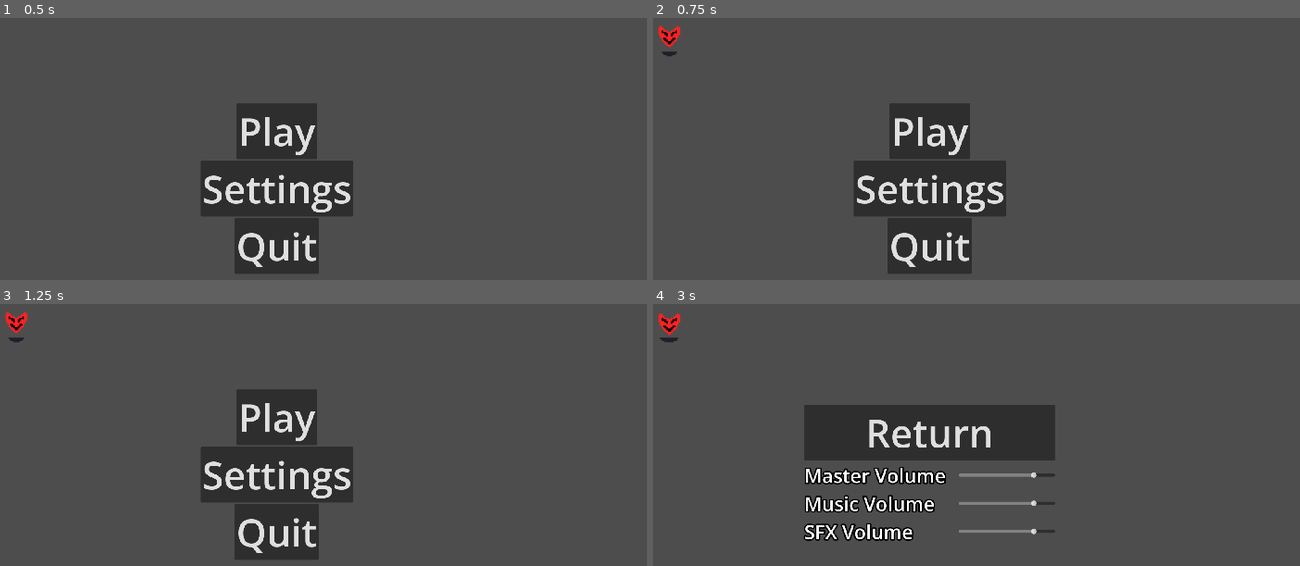
Above: before the commit, frames 1-4 (two rows, left to right).
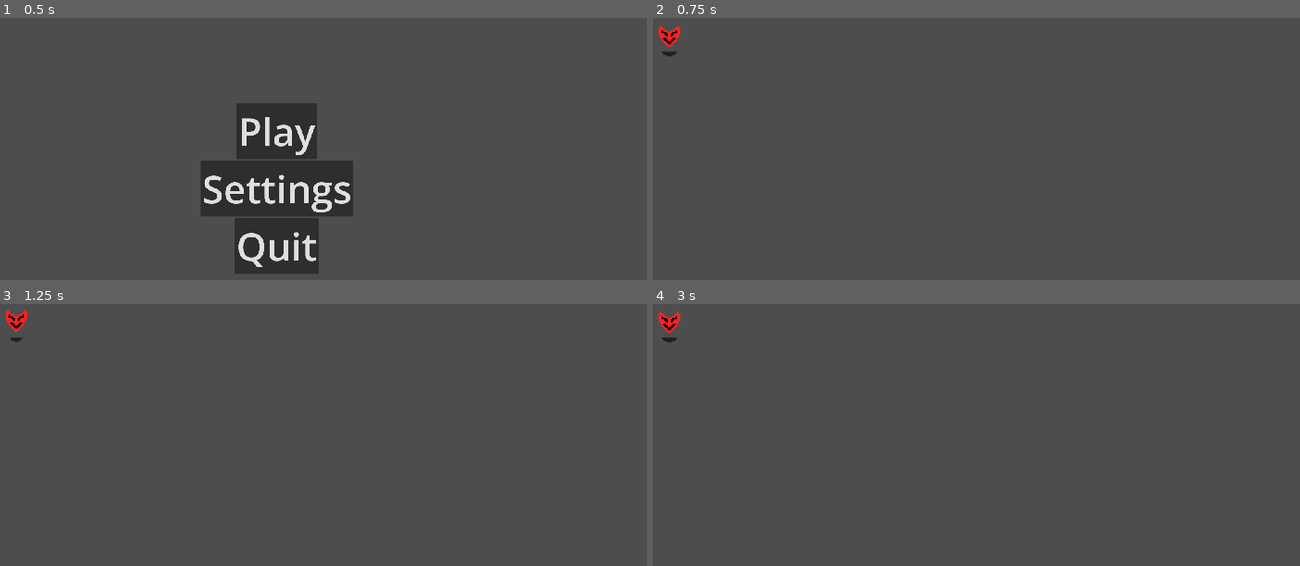
Above: after the commit, the same moments.

Repository: billystein25/GlobalGameJam2026
Game: Godot game, scene res://scenes/ui/start_screne.tscn
The game is run twice, just before and just after one commit, with the same random seed, the same clock (stepped at 60 frames per second) and the same inputs.
Inputs (mouse positions are in pixels of both pictures, inside the frame that each line leads up to):
- Up to frame 1 (0.5 s): no input
- Up to frame 2 (0.75 s): click "Play" at 0.5 s
- Up to frame 3 (1.25 s): no input
- Up to frame 4 (3 s): click (931, 416) at 1.25 s, where only the run before the commit has a clickable "Play"; click (931, 416) at 2 s, where only the run before the commit has a clickable "Play"; click (931, 474) at 2.75 s, where only the run before the commit has a clickable "Settings"

Frame 1 is identical in both runs. In frame 2, 10% of the frame differs, in the area x 31-55%, y 32-98%; in frame 3, 10%; in frame 4, 11%, in the area x 0-63%, y 2-91%.
Error before the commit: Parse Error: Could not parse global class "Enemy" from "res://scenes/enemies/enemy.gd". (res://scenes/root/game_manager.gd:80)

Commit message:
testin testin

Diff:
--- a/custom resources/Bullets/rock.tres
+++ b/custom resources/Bullets/rock.tres
@@ -1,6 +1,7 @@
 [gd_resource type="Resource" script_class="Bullet" format=3 uid="uid://tuq3s48fxa1f"]
 
 [ext_resource type="Script" uid="uid://8jhmqy4er0c1" path="res://custom resources/Bullets/bullet.gd" id="1_8kwxu"]
+[ext_resource type="AudioStream" uid="uid://bbxrj03xggdx4" path="res://assets/sounds/breaking.wav" id="2_wf1a5"]
 [ext_resource type="Texture2D" uid="uid://bw4e2moieka3p" path="res://assets/rock.png" id="2_xk037"]
 
 [sub_resource type="CircleShape2D" id="CircleShape2D_wf1a5"]
@@ -10,4 +11,5 @@
 script = ExtResource("1_8kwxu")
 collision_box = SubResource("CircleShape2D_wf1a5")
 texture = ExtResource("2_xk037")
+shoot_sound = ExtResource("2_wf1a5")
 metadata/_custom_type_script = "uid://8jhmqy4er0c1"
--- a/scenes/bullet_area/bullet_area.gd
+++ b/scenes/bullet_area/bullet_area.gd
@@ -14,7 +14,7 @@
 @export var collision_shape_2d: CollisionShape2D
 @export var sprite_2d: Sprite2D
 @export var force_innactive_timer: Timer
-@onready var sfx_player: AudioStreamPlayer2D = $sfx_player
+@export var sfx_player: AudioStreamPlayer2D
 
 
 # Called when the node enters the scene tree for the first time.
@@ -78,6 +78,8 @@
 	bullet.collision_mask = data.hit_mask
 	bullet.rotation = dir.angle()
 	bullet.sprite_2d.offset = data.offset
+	print(bullet.sfx_player)
+	print(data.shoot_sound)
 	bullet.sfx_player.stream = data.shoot_sound
 
 	if source and source.is_in_group("player"):
--- a/scenes/bullet_area/bullet_area.tscn
+++ b/scenes/bullet_area/bullet_area.tscn
@@ -2,13 +2,14 @@
 
 [ext_resource type="Script" uid="uid://dhn27ykui53l3" path="res://scenes/bullet_area/bullet_area.gd" id="1_dc4lx"]
 
-[node name="BulletArea" type="Area2D" unique_id=1387364929 node_paths=PackedStringArray("collision_shape_2d", "sprite_2d", "force_innactive_timer")]
+[node name="BulletArea" type="Area2D" unique_id=1387364929 node_paths=PackedStringArray("collision_shape_2d", "sprite_2d", "force_innactive_timer", "sfx_player")]
 scale = Vector2(0.3, 0.3)
 collision_layer = 0
 script = ExtResource("1_dc4lx")
 collision_shape_2d = NodePath("CollisionShape2D")
 sprite_2d = NodePath("Sprite2D")
 force_innactive_timer = NodePath("ForceInnactiveTimer")
+sfx_player = NodePath("sfx_player")
 
 [node name="Sprite2D" type="Sprite2D" parent="." unique_id=485486816]
 scale = Vector2(10, 10)
@@ -19,4 +20,4 @@
 wait_time = 10.0
 one_shot = true
 
-[node name="sfx_player" type="AudioStreamPlayer2D" parent="." unique_id=3912065814]
+[node name="sfx_player" type="AudioStreamPlayer2D" parent="." unique_id=-382901482]
--- a/scenes/enemies/enemy.gd
+++ b/scenes/enemies/enemy.gd
@@ -44,7 +44,7 @@
 	animated_sprite_2d.sprite_frames = enemy_resource.sprite_anime
 	animated_sprite_2d.offset = enemy_resource.offset
 	collision_shape_2d.shape = enemy_resource.collision_box
-  snd_die.stream = resource.death_sound
+	snd_die.stream = enemy_resource.death_sound
 
 	health_bar.max_value = health
 	health_bar.value = health
--- a/scenes/player.gd
+++ b/scenes/player.gd
@@ -161,7 +161,7 @@
 	sprite.scale = base_sprite_scale
 	acceleration = base_acceleration
 	deceleration = base_deceleration
-	hurtbox.shape = base_shape
+	hurtbox.set_deferred("shape", base_shape)
 
 func shoot() -> void:
 	if !bullet: return
